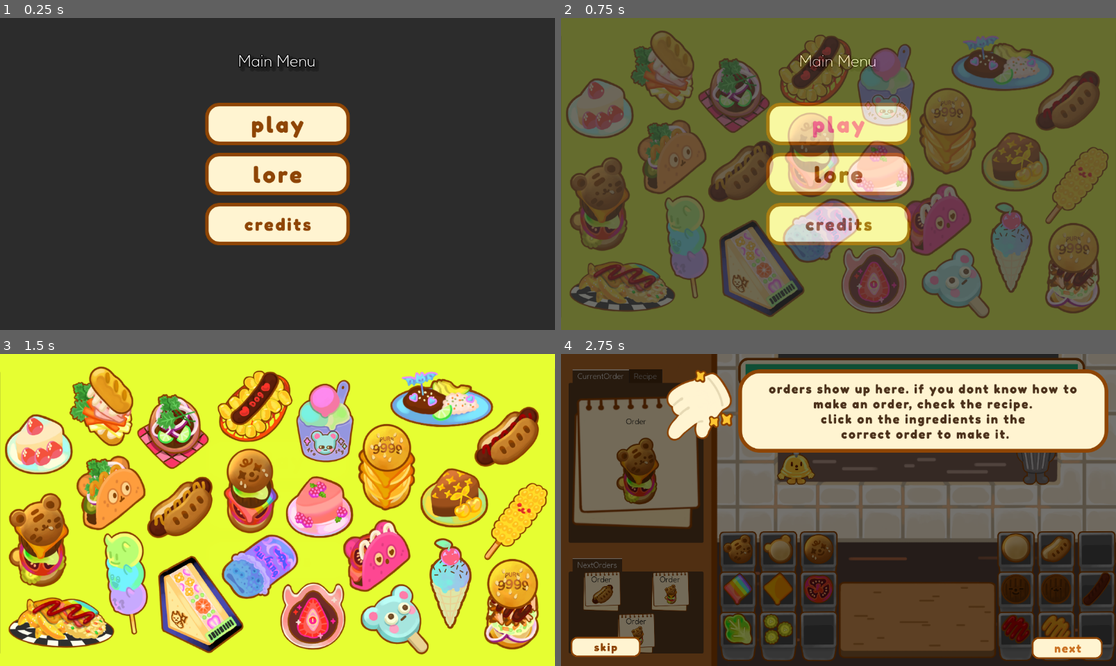
Above: before the commit, frames 1-4 (two rows, left to right).
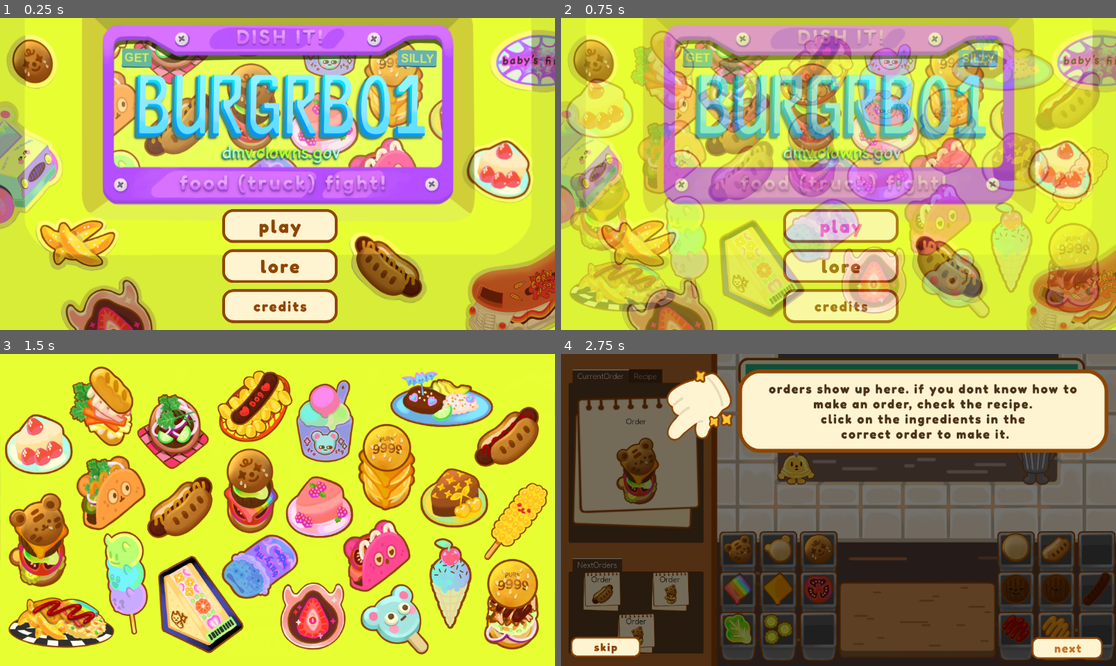
Above: after the commit, the same moments.

Repository: Gus700/FoodTruckBattles
Game: Godot game, scene res://scenes/SceneSwitcher.tscn
Same seed, same stepped clock (60 frames per second), same inputs: the game is played once before the commit and once after it.
Inputs (mouse positions are in pixels of both pictures, inside the frame that each line leads up to; where the layout moved, square brackets give the same spot in the first picture):
- Up to frame 1 (0.25 s): no input
- Up to frame 2 (0.75 s): click (838, 227) [838, 124] at 0.5 s
- Up to frame 3 (1.5 s): click (277, 563) [277, 460] at 1.25 s
- Up to frame 4 (2.75 s): click "Next Step" at 2 s

The runs differ from the first frame. In frame 1, 98% of the frame differs, in the area x 0-100%, y 0-100%; in frame 2, 98%; in frame 3, less than 0.1%; in frame 4, nothing differs.

Commit message:
polished menu, credits, lore scenes

Diff:
--- a/scenes/Credits.tscn
+++ b/scenes/Credits.tscn
@@ -1,10 +1,12 @@
-[gd_scene load_steps=10 format=3 uid="uid://bh81fxcqoi63x"]
+[gd_scene load_steps=12 format=3 uid="uid://bh81fxcqoi63x"]
 
 [ext_resource type="Script" path="res://scripts/SceneManager/scene.gd" id="1_urrrw"]
-[ext_resource type="Texture2D" uid="uid://dtrctt0ob146j" path="res://assets/UI_buttons/play.png" id="2_2rddp"]
 [ext_resource type="Script" path="res://scripts/SceneManager/ChangeSceneButton.gd" id="2_gry6h"]
+[ext_resource type="Texture2D" uid="uid://b0r8f8x7y0e5r" path="res://assets/UI_buttons/back.png" id="4_31on6"]
 [ext_resource type="Texture2D" uid="uid://kian6h8hl6q6" path="res://assets/trucks/angel_food.png" id="4_dvy60"]
 [ext_resource type="Script" path="res://scripts/TeleTruck.gd" id="5_di74o"]
+[ext_resource type="Texture2D" uid="uid://dvtn4u0004701" path="res://assets/UI_buttons/back_hover.png" id="5_ltvqi"]
+[ext_resource type="Texture2D" uid="uid://ccfajvghfjihx" path="res://assets/UI/credits_banner.png" id="7_jhvg8"]
 
 [sub_resource type="Animation" id="Animation_f3i7q"]
 resource_name = "FadeIn"
@@ -68,7 +70,7 @@
 anchor_bottom = 1.0
 grow_horizontal = 2
 grow_vertical = 2
-color = Color(0.184314, 0.054902, 0.145098, 1)
+color = Color(0.905882, 1, 0.196078, 1)
 
 [node name="floaty truck" type="TextureRect" parent="."]
 modulate = Color(1, 1, 1, 0)
@@ -94,6 +96,7 @@
 autostart = true
 
 [node name="Credits Label" type="Label" parent="."]
+visible = false
 layout_mode = 0
 anchor_left = 0.427951
 anchor_top = 0.226852
@@ -111,13 +114,27 @@
 anchor_top = 0.862654
 anchor_right = 0.207465
 anchor_bottom = 0.949074
-texture_normal = ExtResource("2_2rddp")
+texture_normal = ExtResource("4_31on6")
+texture_hover = ExtResource("5_ltvqi")
 ignore_texture_size = true
 stretch_mode = 5
 script = ExtResource("2_gry6h")
 dest = "MainMenu"
 metadata/_edit_use_anchors_ = true
 
+[node name="banner" type="TextureRect" parent="."]
+clip_contents = true
+layout_mode = 1
+anchors_preset = 5
+anchor_left = 0.5
+anchor_right = 0.5
+offset_left = -371.5
+offset_right = 371.5
+offset_bottom = 190.0
+grow_horizontal = 2
+texture = ExtResource("7_jhvg8")
+stretch_mode = 5
+
 [connection signal="animation_finished" from="floaty truck/TruckFader" to="floaty truck" method="_on_truck_fader_animation_finished"]
 [connection signal="timeout" from="floaty truck/Timer" to="floaty truck" method="_on_timer_timeout"]
 [connection signal="get_dest" from="Cred_Main Menu" to="." method="_on_change_scene_button_get_dest"]
--- a/scenes/MainMenu.tscn
+++ b/scenes/MainMenu.tscn
@@ -1,7 +1,8 @@
-[gd_scene load_steps=10 format=3 uid="uid://cv3tnjlpim0ks"]
+[gd_scene load_steps=11 format=3 uid="uid://cv3tnjlpim0ks"]
 
 [ext_resource type="Script" path="res://scripts/SceneManager/scene.gd" id="1_cgfym"]
 [ext_resource type="Script" path="res://scripts/SceneManager/ChangeSceneButton.gd" id="2_64bw0"]
+[ext_resource type="Texture2D" uid="uid://b8hic22n1a631" path="res://assets/backgrounds/cover.png" id="2_ito7d"]
 [ext_resource type="Texture2D" uid="uid://dtrctt0ob146j" path="res://assets/UI_buttons/play.png" id="3_dky2o"]
 [ext_resource type="Texture2D" uid="uid://chb8m61qyeywj" path="res://assets/UI_buttons/play_hover.png" id="4_y10lx"]
 [ext_resource type="Texture2D" uid="uid://x6gaq2ljw0gv" path="res://assets/UI_buttons/lore.png" id="5_gdpgf"]
@@ -26,7 +27,19 @@
 grow_vertical = 2
 script = ExtResource("1_cgfym")
 
+[node name="Background" type="TextureRect" parent="."]
+clip_contents = true
+layout_mode = 1
+anchors_preset = 15
+anchor_right = 1.0
+anchor_bottom = 1.0
+grow_horizontal = 2
+grow_vertical = 2
+texture = ExtResource("2_ito7d")
+stretch_mode = 5
+
 [node name="ColorRect" type="ColorRect" parent="."]
+visible = false
 layout_mode = 0
 anchor_right = 1.0
 anchor_bottom = 1.00463
@@ -34,6 +47,7 @@
 metadata/_edit_use_anchors_ = true
 
 [node name="Main Menu Label" type="Label" parent="."]
+visible = false
 layout_mode = 0
 anchor_left = 0.416667
 anchor_top = 0.104938
@@ -47,12 +61,13 @@
 [node name="GridContainer" type="VBoxContainer" parent="."]
 layout_mode = 1
 anchors_preset = -1
-anchor_left = 0.369792
-anchor_top = 0.262346
-anchor_right = 0.630208
-anchor_bottom = 0.737654
+anchor_left = 0.400174
+anchor_top = 0.604938
+anchor_right = 0.66059
+anchor_bottom = 1.08025
 grow_horizontal = 2
 grow_vertical = 2
+scale = Vector2(0.8, 0.8)
 alignment = 1
 metadata/_edit_use_anchors_ = true
 
--- a/scenes/Memories.tscn
+++ b/scenes/Memories.tscn
@@ -9,11 +9,13 @@
 [ext_resource type="Texture2D" uid="uid://cfo5n02kbbnlh" path="res://assets/loreScenes/photos/devil_s_tango_locked.png" id="7_20rel"]
 [ext_resource type="Texture2D" uid="uid://dg30lru0uqbp4" path="res://assets/loreScenes/photos/frosty_friends_locked.png" id="8_qa11f"]
 [ext_resource type="Texture2D" uid="uid://d0att6uhkbow6" path="res://assets/loreScenes/photos/tacobara_locked.png" id="9_u6b42"]
-[ext_resource type="Texture2D" uid="uid://dtrctt0ob146j" path="res://assets/UI_buttons/play.png" id="10_rhvnv"]
+[ext_resource type="Texture2D" uid="uid://b0r8f8x7y0e5r" path="res://assets/UI_buttons/back.png" id="10_mb1cb"]
 [ext_resource type="Script" path="res://scripts/SceneManager/ChangeSceneButton.gd" id="10_top0h"]
 [ext_resource type="Script" path="res://scripts/Memories/bigMem.gd" id="11_mj4il"]
+[ext_resource type="Texture2D" uid="uid://dvtn4u0004701" path="res://assets/UI_buttons/back_hover.png" id="11_uiapg"]
 [ext_resource type="Texture2D" uid="uid://dfkjhbkthdnhc" path="res://assets/loreScenes/full/deviled_food.png" id="12_lv7um"]
 [ext_resource type="Texture2D" uid="uid://bmh0n4fiiyjvg" path="res://assets/loreScenes/full/narrative_bubble.png" id="13_4q1tn"]
+[ext_resource type="Texture2D" uid="uid://cgsks8f6ky7w4" path="res://assets/UI/mem_banner.png" id="16_83oq7"]
 
 [sub_resource type="LabelSettings" id="LabelSettings_os62y"]
 font_size = 33
@@ -40,16 +42,16 @@
 layout_mode = 0
 anchor_right = 1.0
 anchor_bottom = 1.0
-color = Color(0.184314, 0.301961, 0.145098, 1)
+color = Color(0.905882, 1, 0.196078, 1)
 metadata/_edit_use_anchors_ = true
 
 [node name="TopRow" type="GridContainer" parent="."]
 layout_mode = 1
 anchors_preset = -1
-anchor_left = 0.120226
-anchor_top = 0.132716
-anchor_right = 0.879774
-anchor_bottom = 0.441358
+anchor_left = 0.115451
+anchor_top = 0.268518
+anchor_right = 0.884549
+anchor_bottom = 0.57716
 offset_left = 5.5
 offset_right = -5.5
 grow_horizontal = 2
@@ -155,9 +157,9 @@
 layout_mode = 1
 anchors_preset = -1
 anchor_left = 0.217882
-anchor_top = 0.467593
+anchor_top = 0.561729
 anchor_right = 0.782118
-anchor_bottom = 0.776235
+anchor_bottom = 0.870371
 grow_horizontal = 2
 grow_vertical = 2
 size_flags_horizontal = 3
@@ -235,7 +237,22 @@
 grow_vertical = 2
 icon_alignment = 1
 
+[node name="banner" type="TextureRect" parent="."]
+clip_contents = true
+layout_mode = 1
+anchors_preset = 5
+anchor_left = 0.5
+anchor_right = 0.5
+offset_left = -422.0
+offset_top = 17.0
+offset_right = 423.0
+offset_bottom = 179.0
+grow_horizontal = 2
+texture = ExtResource("16_83oq7")
+stretch_mode = 5
+
 [node name="Memories Label" type="Label" parent="."]
+visible = false
 layout_mode = 1
 anchors_preset = -1
 anchor_left = 0.417535
@@ -254,7 +271,8 @@
 anchor_top = 0.862654
 anchor_right = 0.238715
 anchor_bottom = 0.949074
-texture_normal = ExtResource("10_rhvnv")
+texture_normal = ExtResource("10_mb1cb")
+texture_hover = ExtResource("11_uiapg")
 ignore_texture_size = true
 stretch_mode = 5
 script = ExtResource("10_top0h")
--- a/scenes/loreScene.tscn
+++ b/scenes/loreScene.tscn
@@ -1,7 +1,8 @@
-[gd_scene load_steps=5 format=3 uid="uid://g6jpe0rh2xoo"]
+[gd_scene load_steps=6 format=3 uid="uid://g6jpe0rh2xoo"]
 
 [ext_resource type="Script" path="res://scripts/loreScene.gd" id="1_pjpxh"]
 [ext_resource type="Texture2D" uid="uid://b5najsyc2rjed" path="res://assets/loreScenes/full/angel_s_scripture.png" id="2_jk1s3"]
+[ext_resource type="Texture2D" uid="uid://ddt3lbw5smxv1" path="res://assets/loreScenes/lore_bg/angelfood_bg.png" id="3_jr24d"]
 [ext_resource type="Texture2D" uid="uid://bmh0n4fiiyjvg" path="res://assets/loreScenes/full/narrative_bubble.png" id="3_sjyyf"]
 
 [sub_resource type="LabelSettings" id="LabelSettings_j3wkt"]
@@ -17,6 +18,16 @@
 grow_vertical = 2
 script = ExtResource("1_pjpxh")
 img = ExtResource("2_jk1s3")
+
+[node name="bg" type="TextureRect" parent="."]
+layout_mode = 1
+anchors_preset = 15
+anchor_right = 1.0
+anchor_bottom = 1.0
+grow_horizontal = 2
+grow_vertical = 2
+texture = ExtResource("3_jr24d")
+stretch_mode = 5
 
 [node name="backgroundImage" type="TextureRect" parent="."]
 layout_mode = 1
Binary file added: assets/UI/credits_banner.png
Not shown, added: assets/UI/credits_banner.png.import
Binary file added: assets/UI/end_graphic.png
Not shown, added: assets/UI/end_graphic.png.import
Binary file added: assets/UI/mem_banner.png
Not shown, added: assets/UI/mem_banner.png.import
Binary file added: assets/UI_buttons/back.png
Not shown, added: assets/UI_buttons/back.png.import
Binary file added: assets/UI_buttons/back_hover.png
Not shown, added: assets/UI_buttons/back_hover.png.import
Binary file added: assets/backgrounds/cover.png
Not shown, added: assets/backgrounds/cover.png.import
(and 15 more such lines)
